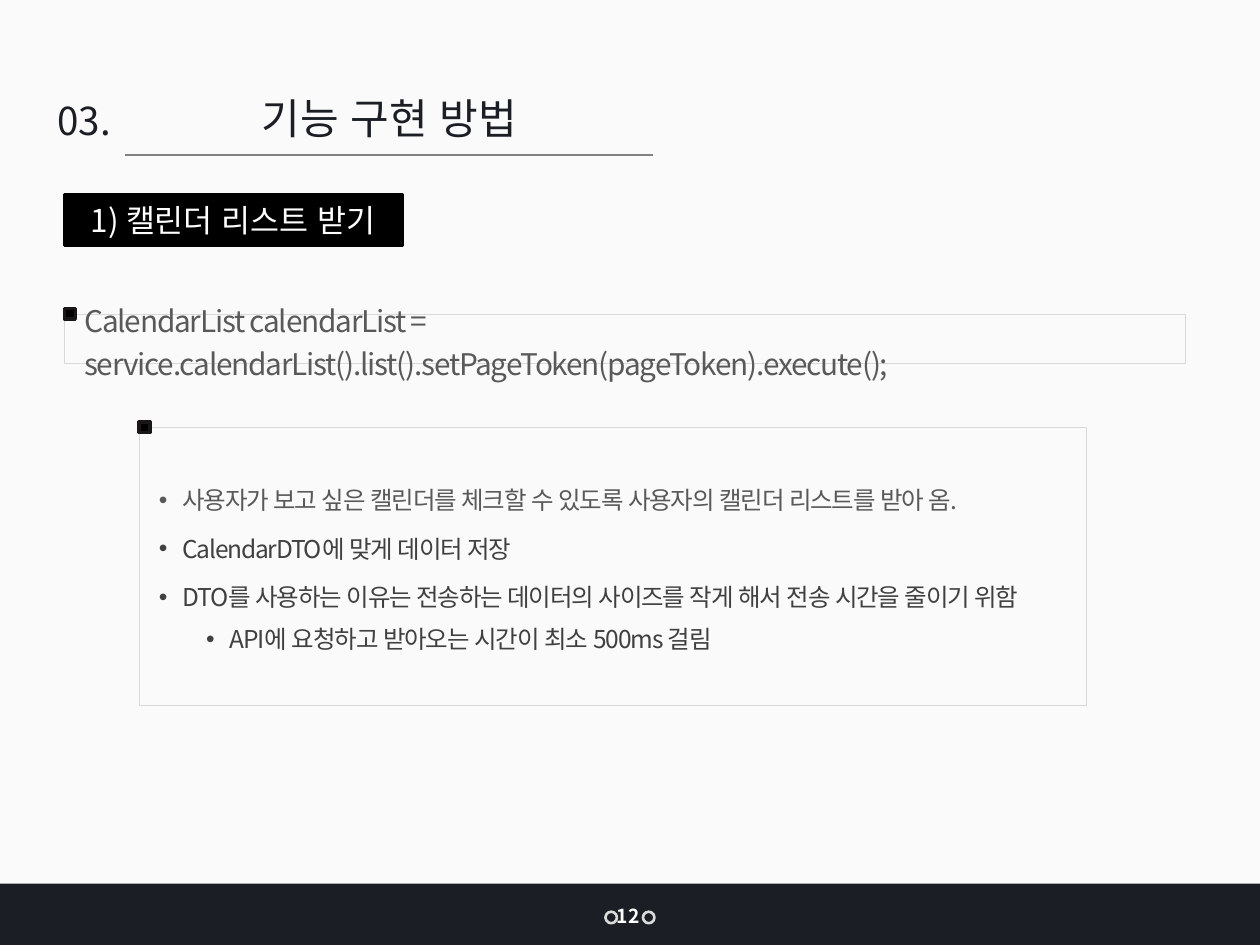
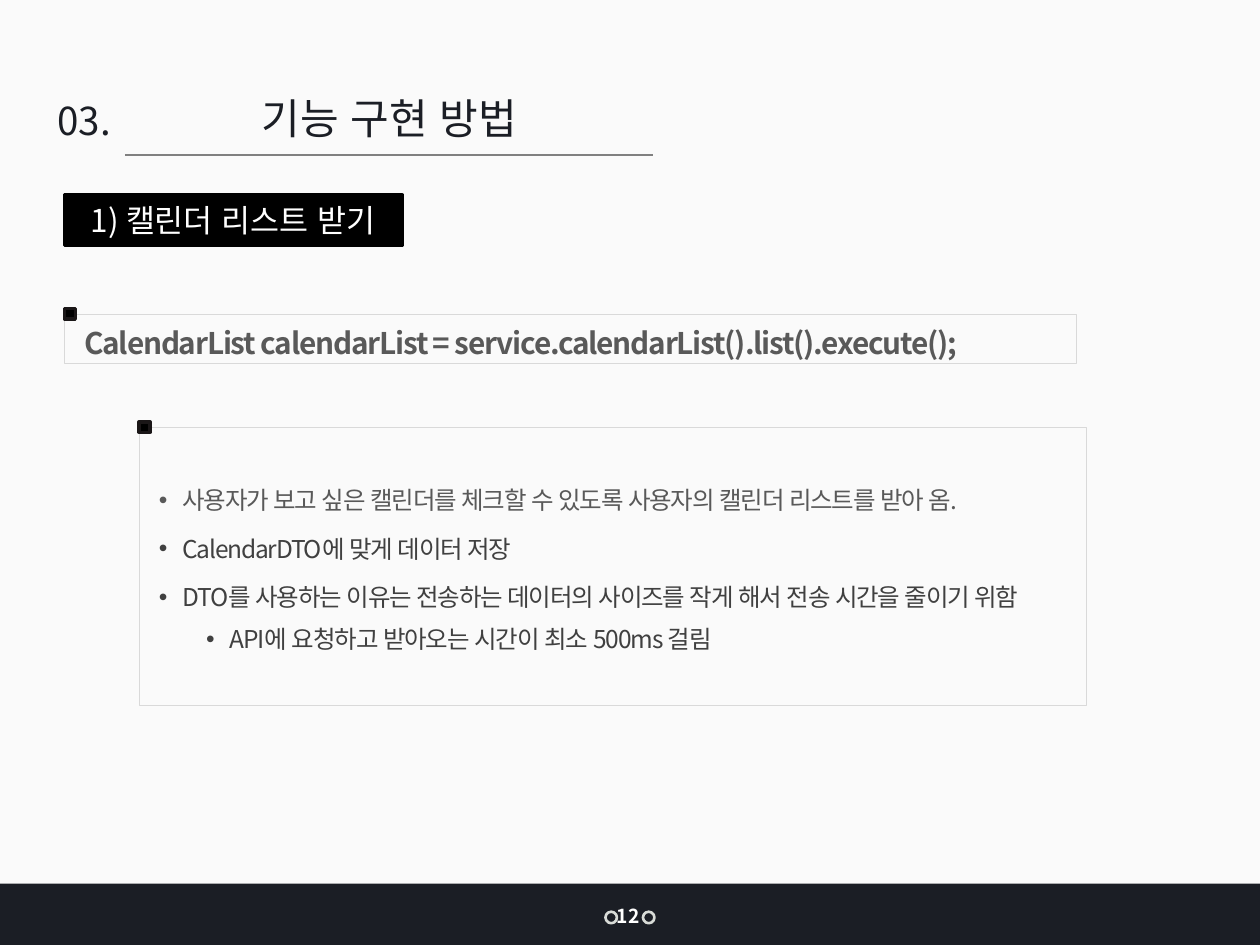
Before and after one commit to jangys/calendarProjectDocument, a slide deck: slide 12 of 인턴 최종 발표_장연수.pptx (slide 13 before the commit). Drawn at 1260x945 pixels with LibreOffice and Linux fonts; fonts in the diff are those of the drawing. Boxes give left, top, right and bottom in pixels: in the first picture for what was removed or moved away, otherwise in the second. Text is boxed around its words. In the diff, an @@ line names an element or a change of style, - is before the commit and + after.

```diff
--- a/인턴 최종 발표_장연수.pptx
+++ b/인턴 최종 발표_장연수.pptx
@@ rectangle "CalendarList calendarList = service.calendarList().list().ex ...": place and size @@
-rectangle "CalendarList calendarList = service.calendarList().list().ex ..." at [64, 314, 1186, 363]
+rectangle "CalendarList calendarList = service.calendarList().list().ex ..." at [64, 314, 1076, 363]
@@ text in rectangle at [84, 329, 957, 360]: text changed; bold on @@
-CalendarList calendarList = service.calendarList().list().setPageToken(pageToken).execute();
+CalendarList calendarList = service.calendarList().list().execute();
```
Also in this commit, not shown: 26 other slides changed, 12 slides added, 4 slides removed, 3 other files.
